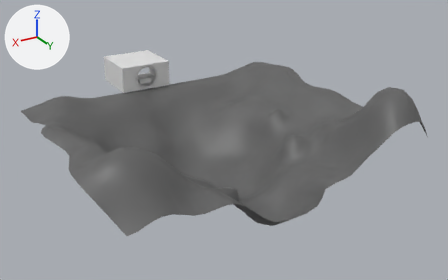
A saved change to the Blender file GameOff/Assets/Meshes/Deepsub.blend.
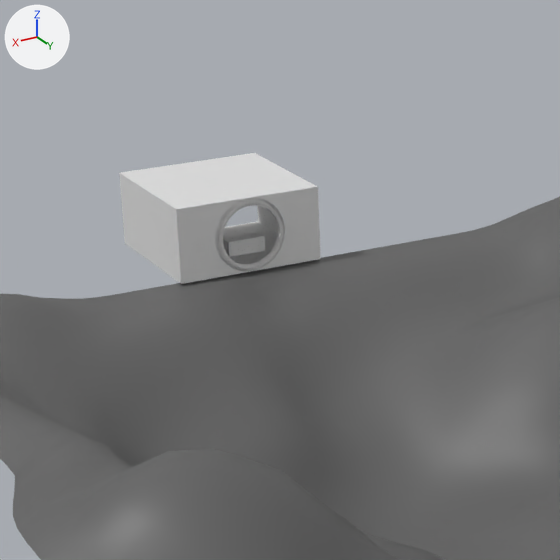
There are two pictures of each version: one whole from a 50 mm camera at (47.9, 113.7, 38.8) aimed at (-3.0, 28.7, -3.7), one close up on the part from 14% to 55% of the width and 0% to 66% of the height. Arrows for +X, +Y and +Z are at upper left; the lights stay in place.

Script lines for the objects in view, before the commit:
```python
me_cube = bpy.data.meshes.new('Cube')
me_cube.from_pydata(...)  # 685 vertices, 656 faces; spans x -4.0..4.0, y -4.0..4.66, z 0.0..4.0
me_cube.polygons.foreach_set('use_smooth', [True] * 656)
# faces by material slot: [512, 144]
me_cube.materials.append(mat_material)  # white #e7e7e7
me_cube.materials.append(mat_glass)  # black #000000
me_plane = bpy.data.meshes.new('Plane')
me_plane.from_pydata(...)  # 1156 vertices, 1089 faces; spans x -25.7..28.1, y 3.1..55.9, z -10.9..9.0
me_plane.polygons.foreach_set('use_smooth', [True] * 1089)
me_plane.materials.append(mat_material_001)  # dark grey #636363
ob_cube = bpy.data.objects.new('Cube', me_cube)
ob_cube.location = (0.0, -1.21, -1.03)
ob_cube.scale = (1.25, 1.25, 1.25)
_m = ob_cube.modifiers.new('EdgeSplit', 'EDGE_SPLIT')
_m.split_angle = 0.698
ob_plane = bpy.data.objects.new('Plane', me_plane)
ob_plane.location = (0.0, 0.0, 0.0)
```
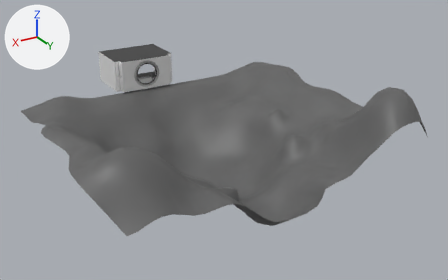
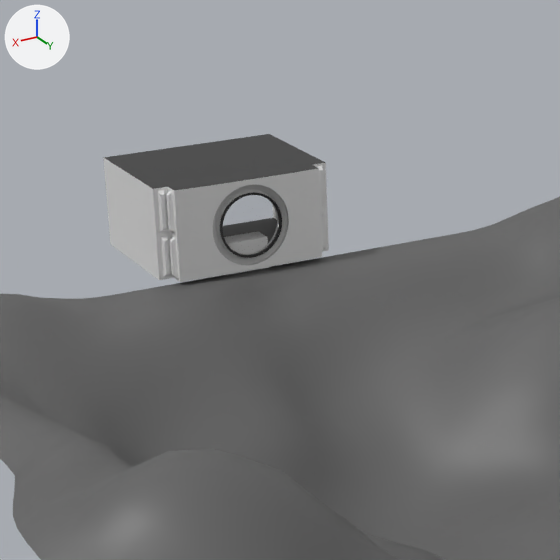
The change, as a diff of the scene's bpy script:
```diff
--- a/GameOff/Assets/Meshes/Deepsub.blend.py
+++ b/GameOff/Assets/Meshes/Deepsub.blend.py
@@ mat_material_003 @@
+mat_material_003 = principled_material('Material.003')
+mat_material_003.base_color = (0.0269, 0.0269, 0.0269)  # black #2e2e2e
@@ mat_material_004 @@
+mat_material_004 = principled_material('Material.004')
+mat_material_004.base_color = (0.0422, 0.0422, 0.0422)  # black #3a3a3a
@@ mat_material_002 @@
+mat_material_002 = principled_material('Material.002')
+mat_material_002.base_color = (0.559, 0.559, 0.559)  # light grey #c5c5c5
@@ me_cube @@
 # used by ob_cube; location = (0.0, -1.21, -1.03); scale = (1.25, 1.25, 1.25)
-me_cube.from_pydata(...)  # 685 vertices, 656 faces; spans x -4.0..4.0, y -4.0..4.66, z 0.0..4.0
+me_cube.from_pydata(...)  # 1139 vertices, 1168 faces; spans x -4.88..4.88, y -4.0..4.51, z -0.44..4.44
+# me_cube part 1: the loose piece of 540 vertices spanning x -4.0..4.0, y -4.0..4.2, z 0.0..4.0 is rebuilt with 1139 vertices and now spans x -4.88..4.88, y -4.0..4.51, z -0.44..4.44
+# me_cube part 2: the loose piece of 145 vertices spanning x -1.77..1.77, y 4.2..4.66, z 0.23..3.77 is deleted
 me_cube.materials.append(mat_material)
 me_cube.materials.append(mat_glass)
+me_cube.materials.append(mat_material_002)  # light grey #c5c5c5
+me_cube.materials.append(mat_material_003)  # black #2e2e2e
+me_cube.materials.append(mat_material_004)  # black #3a3a3a
@@ ob_cube @@
 ob_cube = bpy.data.objects.new('Cube', me_cube)
-ob_cube.location = (0.0, -1.21, -1.03)
+ob_cube.location = (-0.06, -1.17, -0.37)
 ob_cube.scale = (1.25, 1.25, 1.25)
```

Where the change shows, as pixel boxes [x1, y1, x2, y2] in the close-ups (560 x 560 px):
'Cube', reshaped, moved (12% wider, 13% taller)
    before: [119, 153, 321, 284]
    after: [103, 134, 329, 282]
part 1 of me_cube, rebuilt (12% wider, 13% taller)
    before: [119, 153, 321, 284]
    after: [103, 134, 329, 282]
part 2 of me_cube, deleted
    before: [221, 203, 283, 269]
